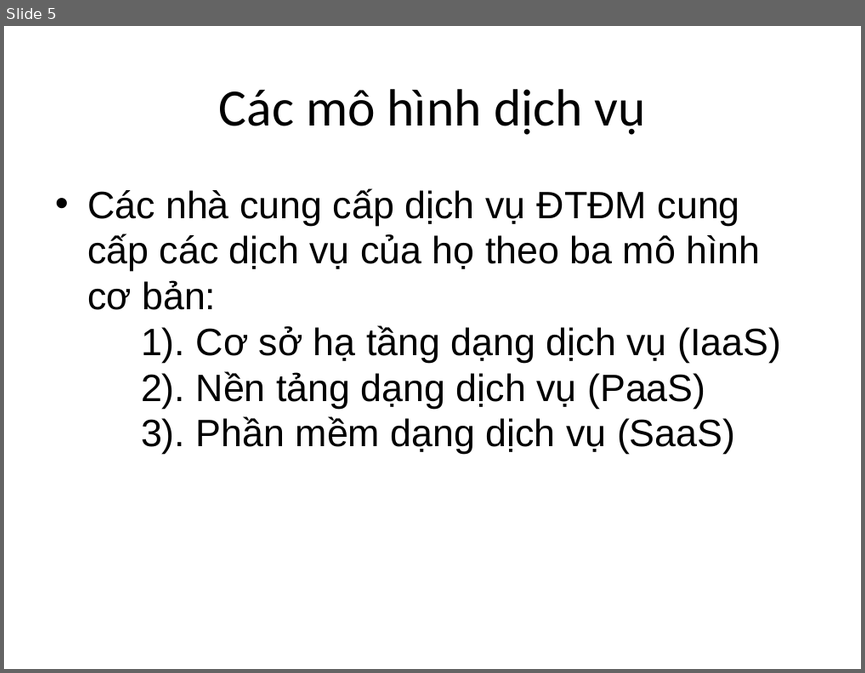
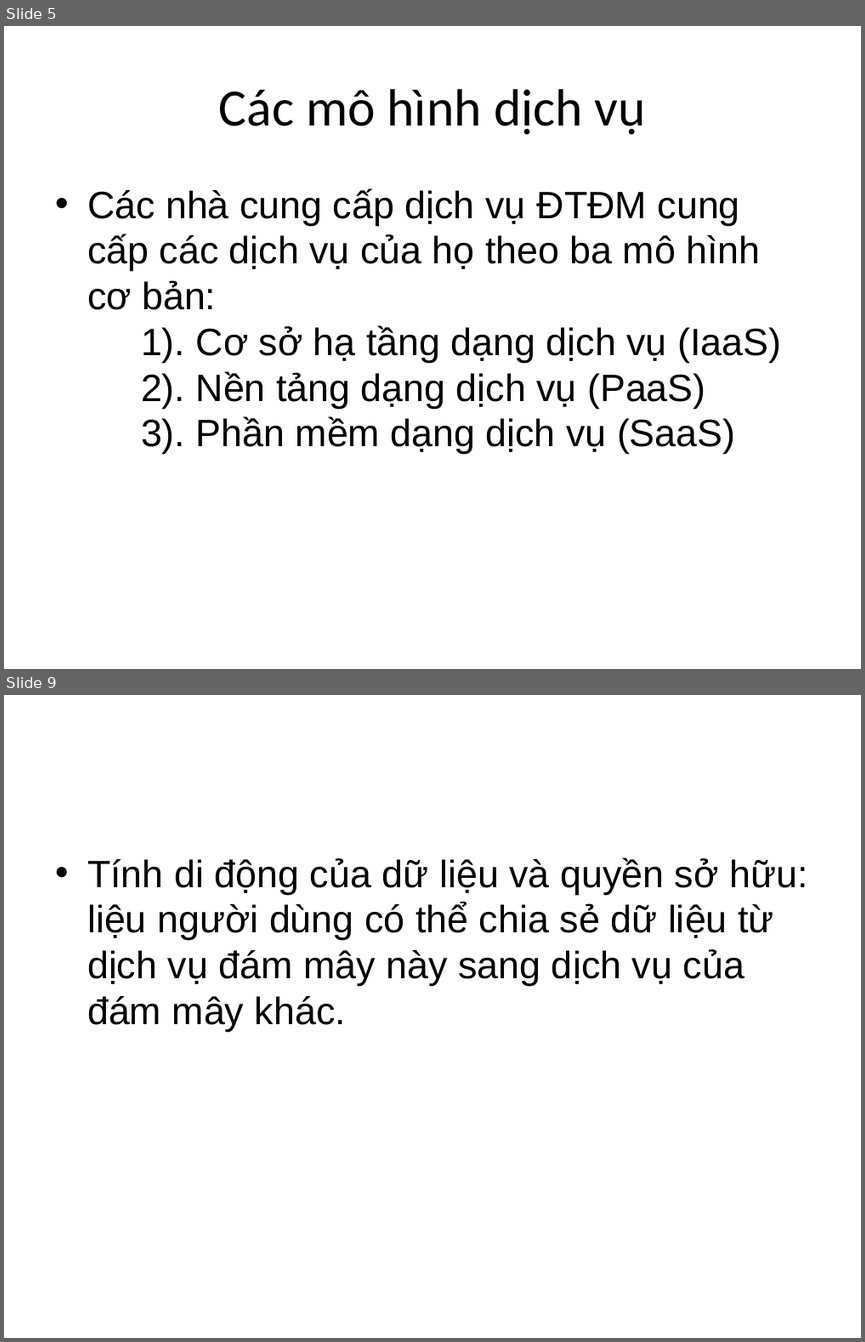
Before and after one commit to ndlongit/longnd-data, a slide deck: Temp/Bai tap ky nang - NDL.ppt. Shown one above the other, each under a label of ours: slide 5 before the commit, slides 5 and 9 after it; the slides between them are not shown. The pictures are 865x673 and 865x1342 pixels, drawn with LibreOffice and Linux fonts; fonts in the diff are those of the drawing. Boxes give left, top, right and bottom in pixels: in the first picture for what was removed or moved away, otherwise in the second. Text is boxed around its words. In the diff, an @@ line names an element or a change of style, - is before the commit and + after.

```diff
--- a/Temp/Bai tap ky nang - NDL.ppt
+++ b/Temp/Bai tap ky nang - NDL.ppt
@@ slide 9 added at [4,695,861,1338], background #FFFFFF @@
@@ text added at [87,857,807,1032], 32 pt, text #000000 @@
+• Tính di động của dữ liệu và quyền sở hữu: liệu người dùng có thể chia sẻ dữ liệu từ dịch vụ đám mây này sang dịch vụ của đám mây khác.
```
Also in this commit, not shown: 1 slide changed, 2 other slides added.
